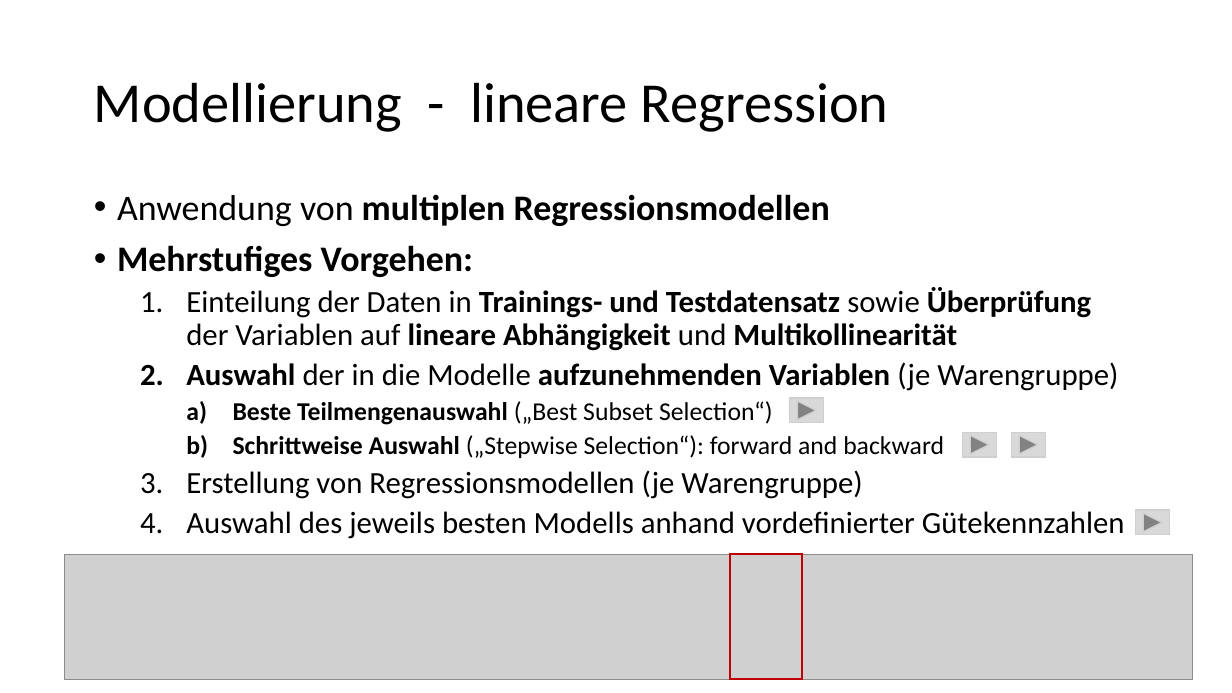
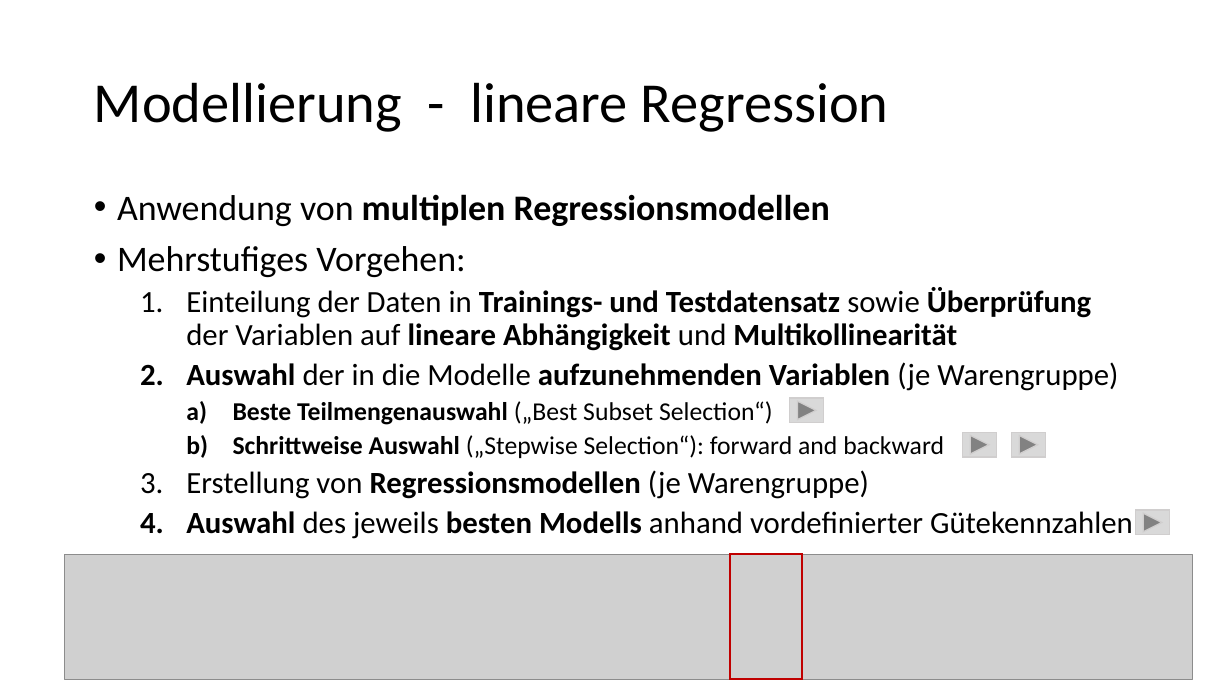
Before and after one commit to ChristinaMaedge/Application_Project, a slide deck: slide 6 of ApplicationProject_UmsatzprognoseBäckerei_v2.pptx. Drawn at 1232x693 pixels with LibreOffice and Linux fonts; fonts in the diff are those of the drawing; grey boxes stand for pictures. Boxes give left, top, right and bottom in pixels: in the first picture for what was removed or moved away, otherwise in the second. Text is boxed around its words. In the diff, an @@ line names an element or a change of style, - is before the commit and + after.

```diff
--- a/ApplicationProject_UmsatzprognoseBäckerei_v2.pptx
+++ b/ApplicationProject_UmsatzprognoseBäckerei_v2.pptx
@@ text at [117,246,1133,539]: bold off in "Mehrstufiges Vorgehen:"; bold on in "Regressionsmodellen", "Auswahl besten Modells" @@
```
Also in this commit, not shown: 1 other file.
